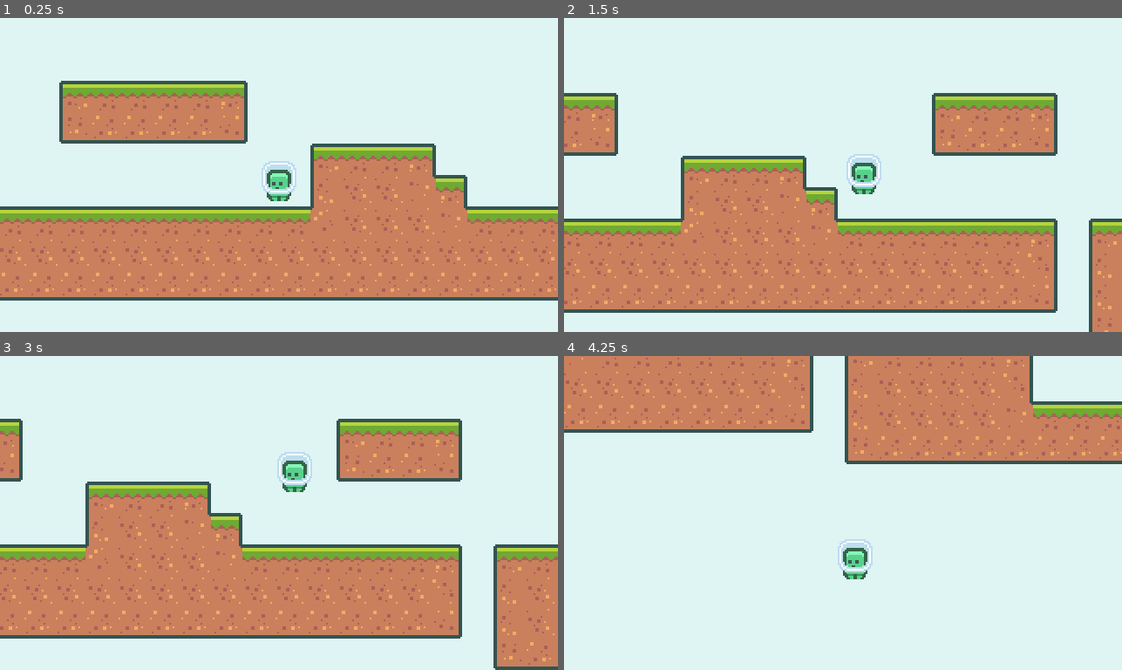
Above: before the commit, frames 1-4 (two rows, left to right).
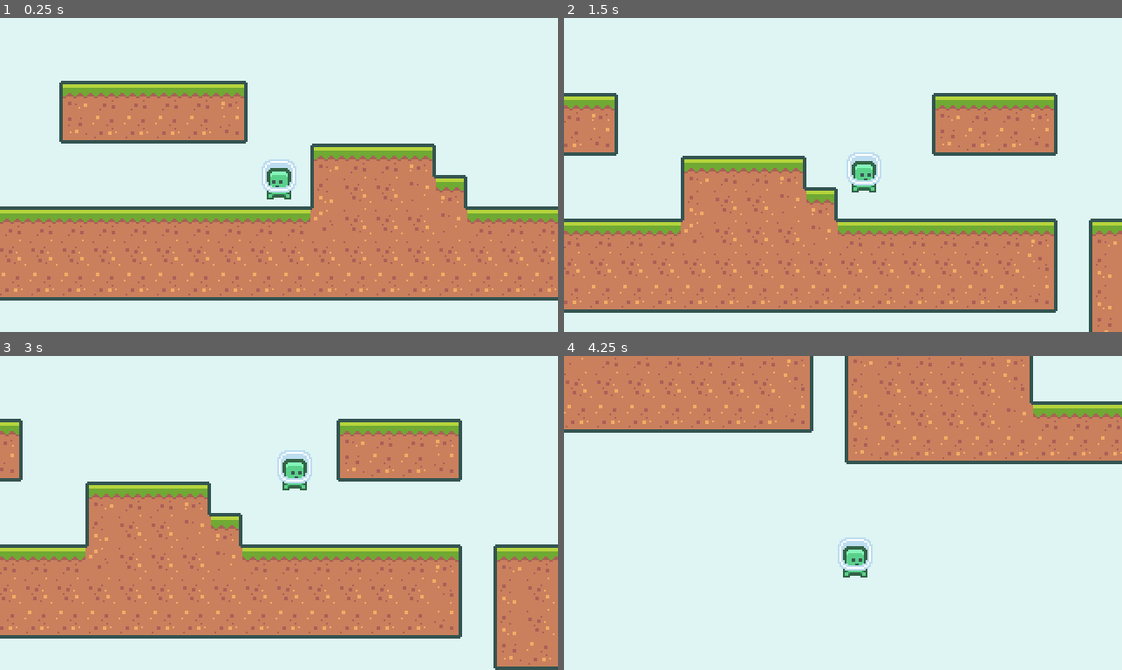
Above: after the commit, the same moments.

Repository: niltoncalegari/2D-SideScroller-godot
Game: Godot game, scene res://scenes/Main.tscn
Two runs of this game, one before a commit and one after it. Both use one fixed random seed, a clock stepped at 60 frames per second and the inputs below.
Inputs:
- Up to frame 1 (0.25 s): no input
- Up to frame 2 (1.5 s): hold Space (jump) 0.53-1.28 s; hold D (move_right) from 0.53 s (still down); tap Space (jump) at 1.35 s
- Up to frame 3 (3 s): tap Space (jump) at 1.52, 1.82, 2.85 s; release D (move_right) at 2.03 s; hold A (move_left) 2.03-2.78 s; hold Space (jump) 2.03-2.78 s; hold D (move_right) from 2.78 s (still down)
- Up to frame 4 (4.25 s): keep holding D (move_right); tap Space (jump) at 3.02, 3.32 s; hold Space (jump) from 3.53 s (still down)

The runs differ from the first frame. In frame 1, 0.4% of the frame differs, in the area x 46-54%, y 45-59%; in frame 2, 0.4%, in the area x 50-57%, y 42-57%; in frame 3, 0.4%; in frame 4, 0.4%.

Commit message:
add animation and flip

Diff:
--- a/scenes/Player.tscn
+++ b/scenes/Player.tscn
@@ -1,21 +1,22 @@
-[gd_scene load_steps=5 format=2]
+[gd_scene load_steps=6 format=2]
 
 [ext_resource path="res://assets/player/character_0000.png" type="Texture" id=1]
 [ext_resource path="res://scripts/Player.gd" type="Script" id=2]
+[ext_resource path="res://assets/player/character_0001.png" type="Texture" id=3]
 
 [sub_resource type="SpriteFrames" id=2]
 animations = [ {
-"frames": [  ],
+"frames": [ ExtResource( 1 ) ],
 "loop": true,
 "name": "idle",
 "speed": 5.0
 }, {
-"frames": [  ],
+"frames": [ ExtResource( 1 ), ExtResource( 3 ) ],
 "loop": true,
 "name": "run",
-"speed": 5.0
+"speed": 10.0
 }, {
-"frames": [  ],
+"frames": [ ExtResource( 3 ) ],
 "loop": true,
 "name": "jump",
 "speed": 5.0
@@ -31,11 +32,8 @@
 
 [node name="AnimatedSprite" type="AnimatedSprite" parent="."]
 frames = SubResource( 2 )
-animation = "run"
-
-[node name="Sprite" type="Sprite" parent="."]
-position = Vector2( 0, -12 )
-texture = ExtResource( 1 )
+animation = "idle"
+offset = Vector2( 0, -12 )
 
 [node name="CollisionShape2D" type="CollisionShape2D" parent="."]
 position = Vector2( -0.0922623, -8.05318 )
--- a/scripts/Player.gd
+++ b/scripts/Player.gd
@@ -27,8 +27,23 @@
 		velocity.y += gravity * delta
 	velocity = move_and_slide(velocity, Vector2.UP)
 
+	update_animation()
+
 func get_movement_vector():
 	var moveVector = Vector2.ZERO
 	moveVector.x = Input.get_action_strength("move_right") - Input.get_action_strength("move_left")
 	moveVector.y = -1 if Input.is_action_just_pressed("jump") else 0
 	return moveVector
+
+func update_animation():
+	var moveVec = get_movement_vector()
+
+	if (!is_on_floor()):
+		$AnimatedSprite.play("jump")
+	elif (moveVec.x != 0):
+		$AnimatedSprite.play("run")
+	else:
+		$AnimatedSprite.play("idle")
+
+	if (moveVec.x != 0):
+		$AnimatedSprite.flip_h = true if moveVec.x > 0 else false
